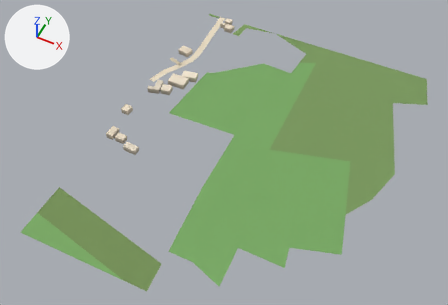
Two versions of the glTF model public/assets/bengaluru-region-v1/tiles/t28_-34-l1.glb, one commit apart.
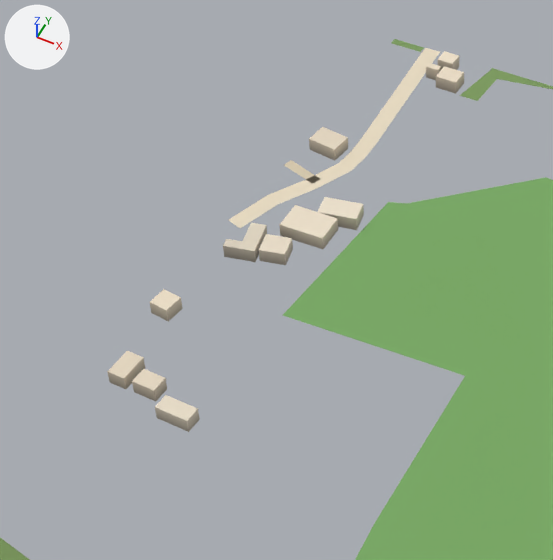
Old and new are each drawn whole from a camera (50 mm lens) standing at (14416.0, -17276.0, 632.0) and looking at (14163.0, -16770.0, -1.0) and again close up on the part from 15% to 59% of the width and 0% to 66% of the height. Arrows for +X, +Y and +Z are at upper left; the lights stay in place. The older version's two pictures come first. Vertices at exactly the same position are counted once.

Objects in the first close-up: 'building', 'ground'.
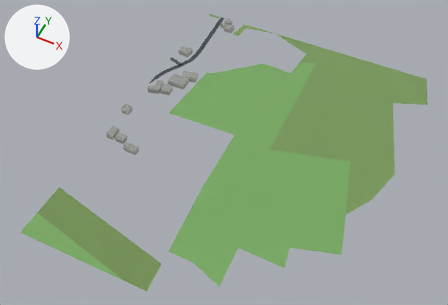
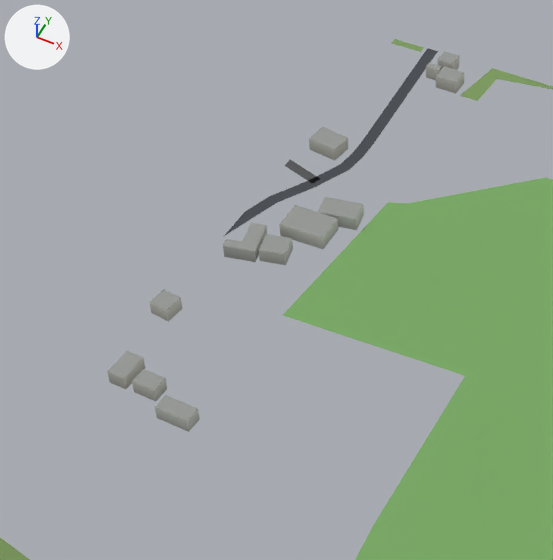
The change, as a list of edits to the scene's bpy script:
```text
Change me_building:
    used by ob_building; location = (14000.0, -17000.0, 0.0)
    remove me_building.from_pydata(...)  # 102 vertices, 130 faces; spans x -4.0..62.0, y 171.0..494.0, z 0.0..8.0
    add me_building.from_pydata(...)  # 102 vertices, 156 faces; spans x -4.0..62.0, y 171.0..494.0, z 0.0..8.0
    me_building part 1: 130 kept faces spanning x -4.0..62.0, y 171.0..494.0, z 0.0..8.0 get new vertex colours
    edits to the shape of me_building do not show in these pictures
Change me_ground:
    used by ob_ground; location = (14000.0, -17000.0, 0.0)
    verts and faces of me_ground; kept vertices keep their numbers, new ones are numbered from 325
    before: 0 (22.0, 358.0, 1.0) at pixel (312, 183), 1 (24.0, 364.0, 1.0) at pixel (320, 178), 2 (-1.0, 365.0, 1.0) at pixel (283, 164), 3 (1.0, 371.0, 1.0) at pixel (291, 159)
    remove me_ground.from_pydata(...)  # 325 vertices, 477 faces; spans x -5.0..388.0, y 0.0..500.0, z 1.0
    add me_ground.from_pydata(...)  # 327 vertices, 479 faces; spans x 0.0..388.0, y 0.0..500.0, z 1.0
    me_ground part 2: the loose piece of 22 vertices spanning x -5.0..37.0, y 308.0..500.0, z 1.0 is rebuilt with 24 vertices and now spans x 0.0..36.0, y 298.0..500.0, z 1.0
    me_ground part 3
    add delete_vertices([2])  # with the faces that use them
    add verts[3] = (0.0, 365.0, 1.0)  # moved, pixel (284, 165)
    add verts[325] = (0.0, 371.0, 1.0)  # pixel (290, 159)
    add faces += [(1, 325, 3)]
    me_ground part 4: 1 kept faces spanning x 0.0..24.0, y 358.0..365.0, z 1.0 get new vertex colours; the middle colour goes from beige #d7c9ae to dark grey #535556
```

Pixel boxes [x1, y1, x2, y2] of what changed, in the close-ups (553 x 560 px; the box of a moved part takes in the faces that stretch with it):
part 1 of me_building, recoloured
    both: [107, 51, 464, 425]
part 2 of me_ground, rebuilt
    before: [229, 48, 440, 228]
    after: [223, 48, 438, 237]
part 3 of me_ground, moved or reshaped
    before: [284, 160, 309, 181]
    after: [285, 159, 316, 177]
part 4 of me_ground, recoloured
    before: [293, 161, 318, 183]
    after: [286, 166, 319, 184]
